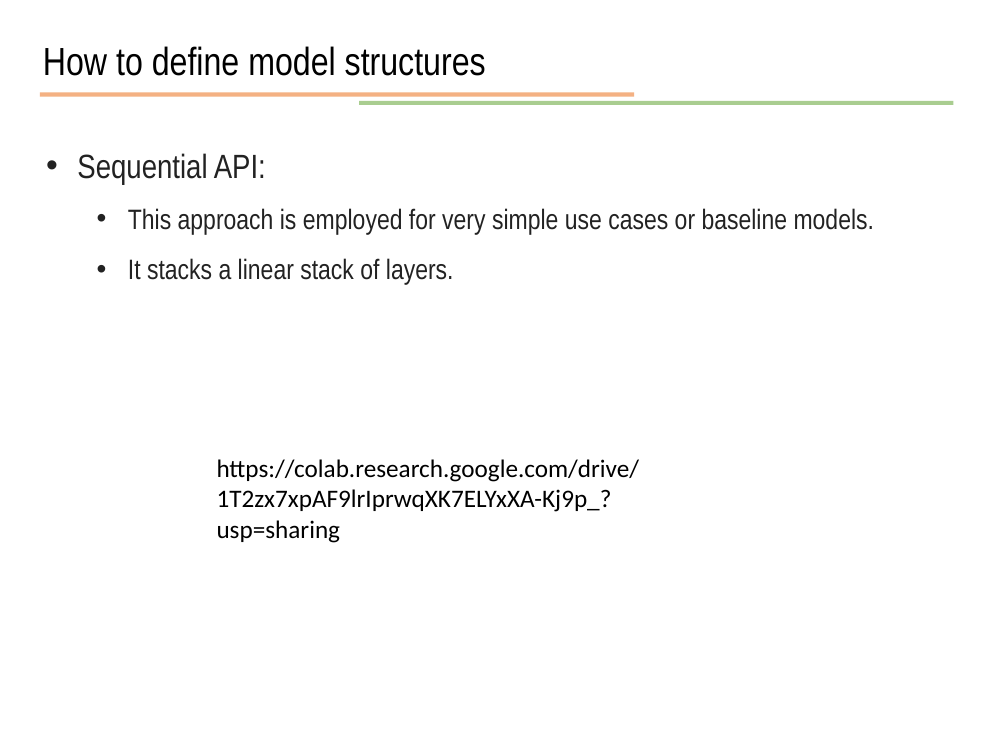
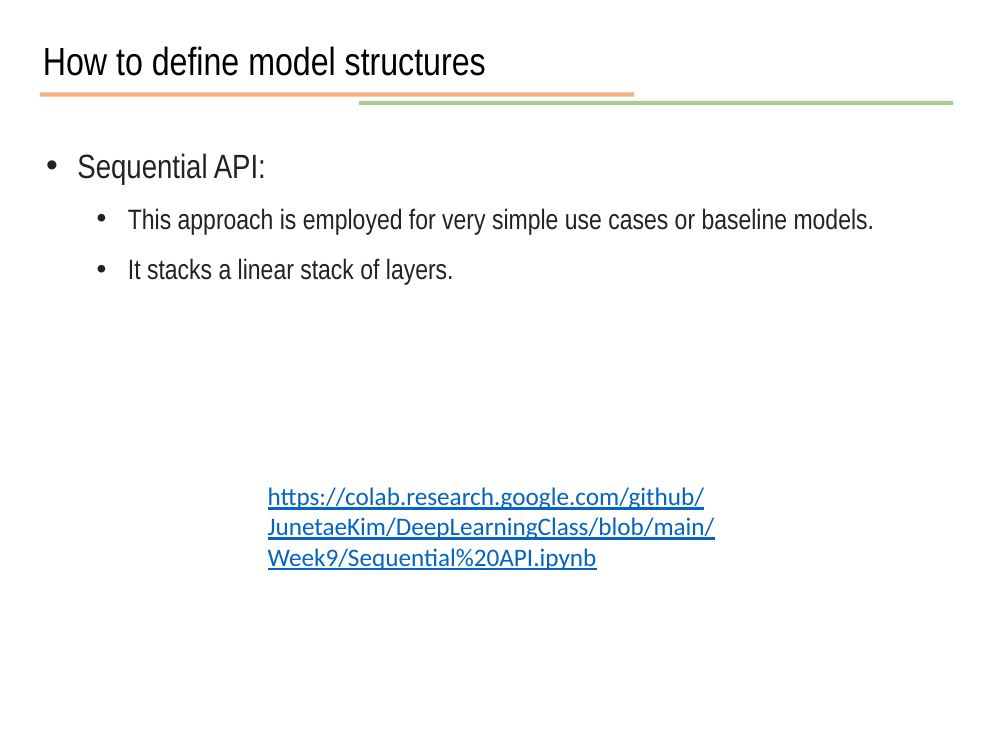
Before and after one commit to JunetaeKim/DeepLearningClass, a slide deck: slide 13 of Week9/week9 Introduction to tensorflow.pptx. Drawn at 1008x756 pixels with LibreOffice and Linux fonts; fonts in the diff are those of the drawing. Boxes give left, top, right and bottom in pixels: in the first picture for what was removed or moved away, otherwise in the second. Text is boxed around its words. In the diff, an @@ line names an element or a change of style, - is before the commit and + after.

```diff
--- a/Week9/week9 Introduction to tensorflow.pptx
+++ b/Week9/week9 Introduction to tensorflow.pptx
@@ text at (268, 487, 715, 570): text changed; text colour #000000 to #0563C1 @@
-https://colab.research.google.com/drive/1T2zx7xpAF9lrIprwqXK7ELYxXA-Kj9p_?usp=sharing
+https://colab.research.google.com/github/JunetaeKim/DeepLearningClass/blob/main/Week9/Sequential%20API.ipynb
```
Also in this commit, not shown: 2 other slides changed, 12 slides added, 1 other file.
